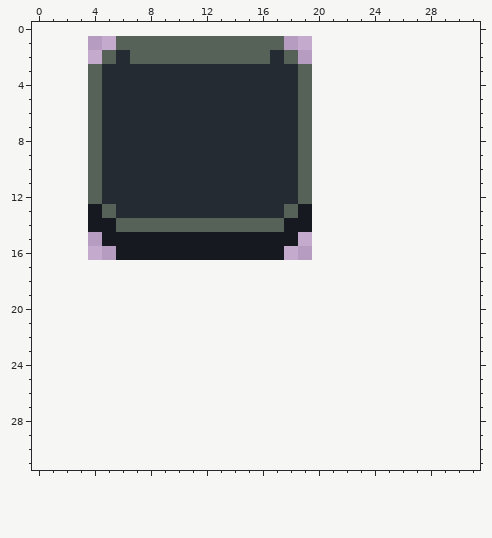
Two states of a pixel-art file, assets/source/aseprite/ui/panel.aseprite. Above is the file before it was changed.
16x16 pixels, 1 frame. Colours within 5 levels of each other are drawn and written as one. The old version is drawn lined up with the new one, on the new canvas.
After:
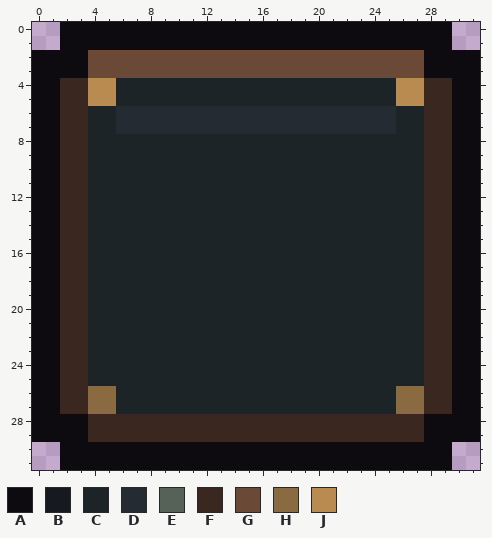
Palette (. is transparent): A #0e0b10  B #171921  C #1c2428  D #242b32  E #566258  F #3a2820  G #6a4a36  H #8a6a40  J #b98b51
The edit:
canvas 16x16 -> 32x32, the old top-left corner now at 4,1
Colour A is added in row 0 at x 2 to 29; in row 1 at x 2 to 5 and 18 to 29; in rows 2 to 3 at x 0 to 3 and 28 to 31; in rows 4 to 27 at x 0 to 1 and 30 to 31; in rows 28 to 29 at x 0 to 3 and 28 to 31; in rows 30 to 31 at x 2 to 29.
Colour A replaces colour E in row 1 at x 6 to 17.
Colour C is added in rows 4 to 5 at x 20 to 25; in rows 6 to 7 at x 26 to 27; in rows 8 to 14 at x 20 to 27; in row 15 at x 4 and 19 to 27; in row 16 at x 4 to 5 and 18 to 27; in rows 17 to 25 at x 4 to 27.
Colour C is added in rows 26 to 27 at x 6 to 25.
Colour C replaces colour B in row 13 at x 4 and 19; in row 14 at x 4 to 5 and 18 to 19; in row 15 at x 5 to 18; in row 16 at x 6 to 17.
Colour C replaces colour D in rows 4 to 5 at x 6 to 18; in rows 6 to 7 at x 5; in rows 8 to 12 at x 5 to 18; in row 13 at x 6 to 17.
Colour C replaces colour E in rows 4 to 5 at x 19; in rows 6 to 7 at x 4; in rows 8 to 12 at x 4 and 19; in row 13 at x 5 and 18; in row 14 at x 6 to 17.
Colour D is added in rows 6 to 7 at x 20 to 25.
Colour D replaces colour E in rows 6 to 7 at x 19.
Colour F is added in rows 4 to 27 at x 2 to 3 and 28 to 29; in rows 28 to 29 at x 4 to 27.
Colour G is added in row 2 at x 4 and 19 to 27; in row 3 at x 20 to 27.
Colour G replaces colour D in row 2 at x 6 and 17; in row 3 at x 5 to 18.
Colour G replaces colour E in row 2 at x 5, 7 to 16 and 18; in row 3 at x 4 and 19.
Colour H is added in rows 26 to 27 at x 4 to 5 and 26 to 27.
Colour J is added in rows 4 to 5 at x 26 to 27.
Colour J replaces colour D in rows 4 to 5 at x 5.
Colour J replaces colour E in rows 4 to 5 at x 4.
Where, in picture pixels (left, top, right, bottom), the same in both pictures:
changed: (32, 22, 480, 470)
